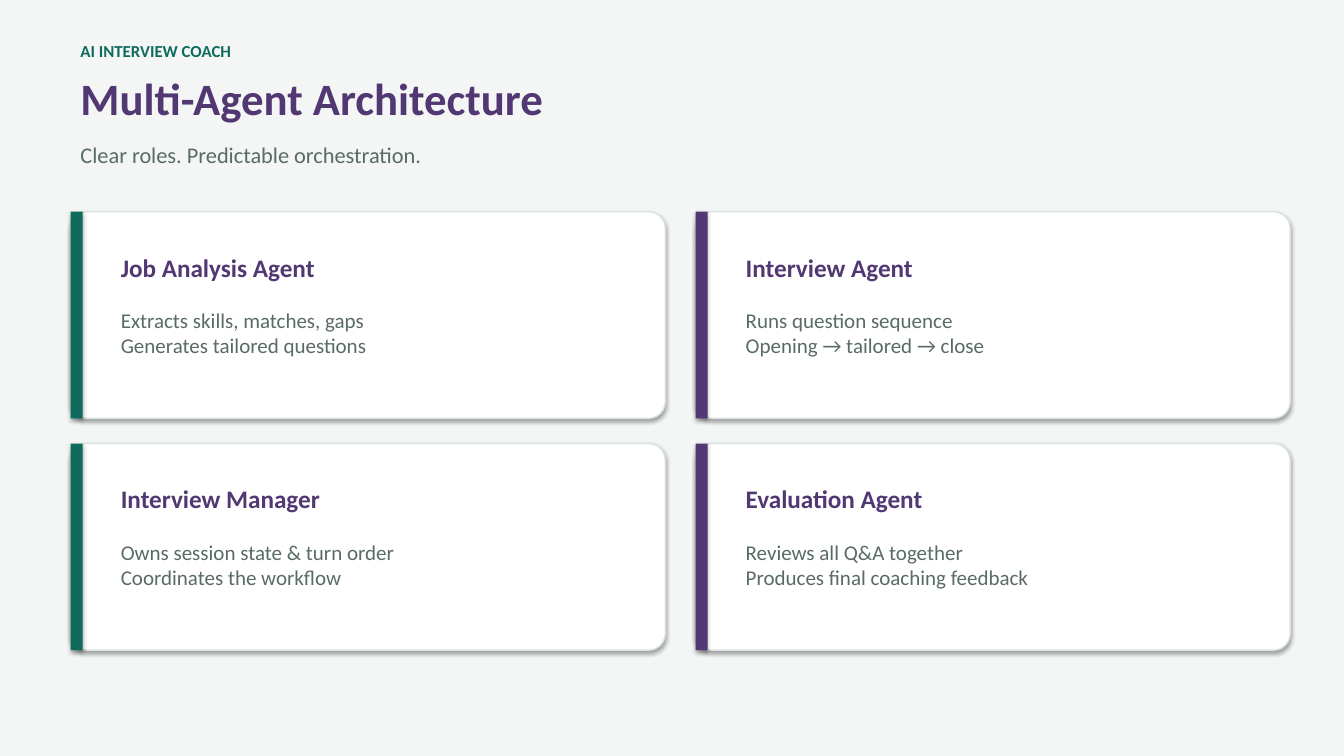
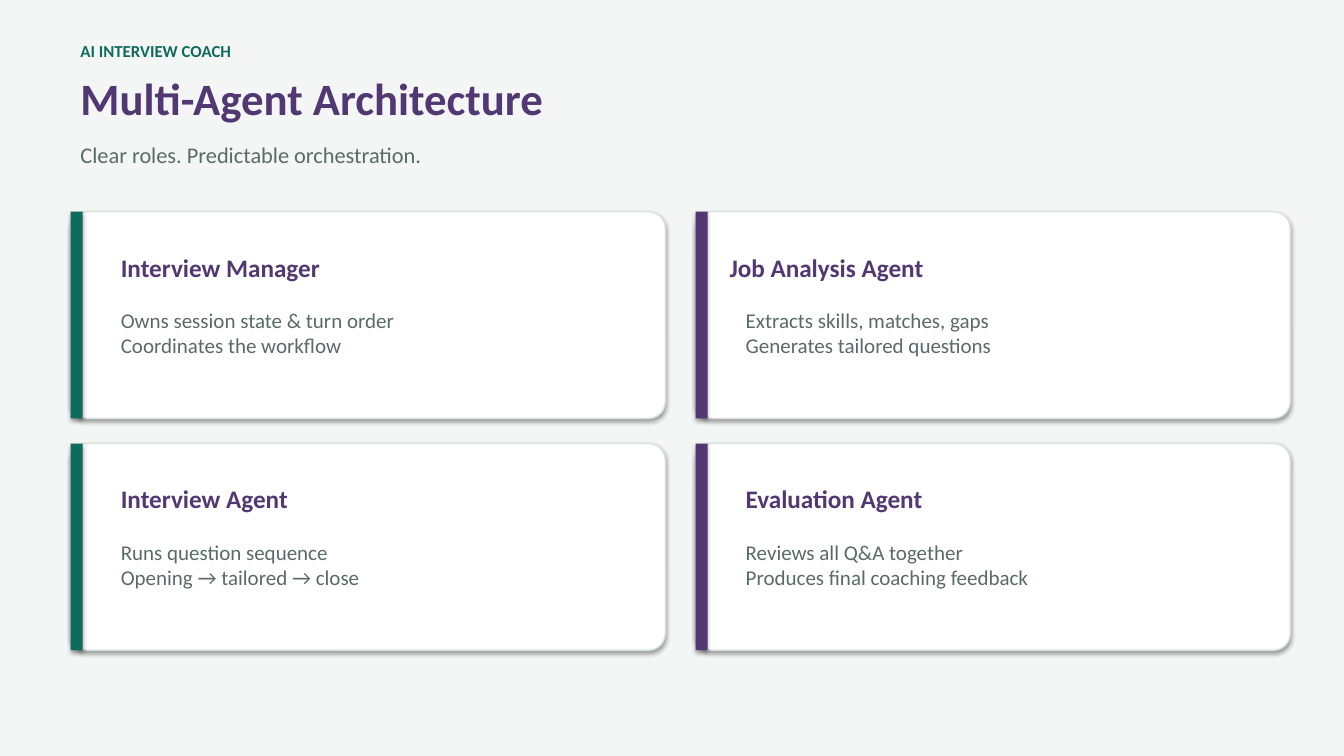
Before and after one commit to FerdinandGang4/Agentic-Ai-project1-Interview-assistance-agent-, a slide deck: slide 10 of AI_Interview_Coach_Presentation.pptx (slide 5 before the commit). Drawn at 1344x756 pixels with LibreOffice and Linux fonts; fonts in the diff are those of the drawing. Boxes give left, top, right and bottom in pixels: in the first picture for what was removed or moved away, otherwise in the second. Text is boxed around its words. In the diff, an @@ line names an element or a change of style, - is before the commit and + after.

Commit message:
Updated slides

```diff
--- a/AI_Interview_Coach_Presentation.pptx
+++ b/AI_Interview_Coach_Presentation.pptx
@@ text at [121,259,320,282]: text changed @@
-Job Analysis Agent
+Interview Manager
@@ text at [730,259,924,282]: text changed @@
-Interview Agent
+Job Analysis Agent
@@ text at [121,313,394,353]: text changed @@
-Extracts skills, matches, gaps
-Generates tailored questions
+Owns session state & turn order
+Coordinates the workflow
@@ text at [746,313,990,357]: text changed @@
-Runs question sequence
-Opening → tailored → close
+Extracts skills, matches, gaps
+Generates tailored questions
@@ text at [121,490,288,513]: text changed @@
-Interview Manager
+Interview Agent
@@ text at [121,545,359,589]: text changed @@
-Owns session state & turn order
-Coordinates the workflow
+Runs question sequence
+Opening → tailored → close
```
Also in this commit, not shown: 1 other slide changed, 2 slides added, 1 slide removed, 6 other files.
